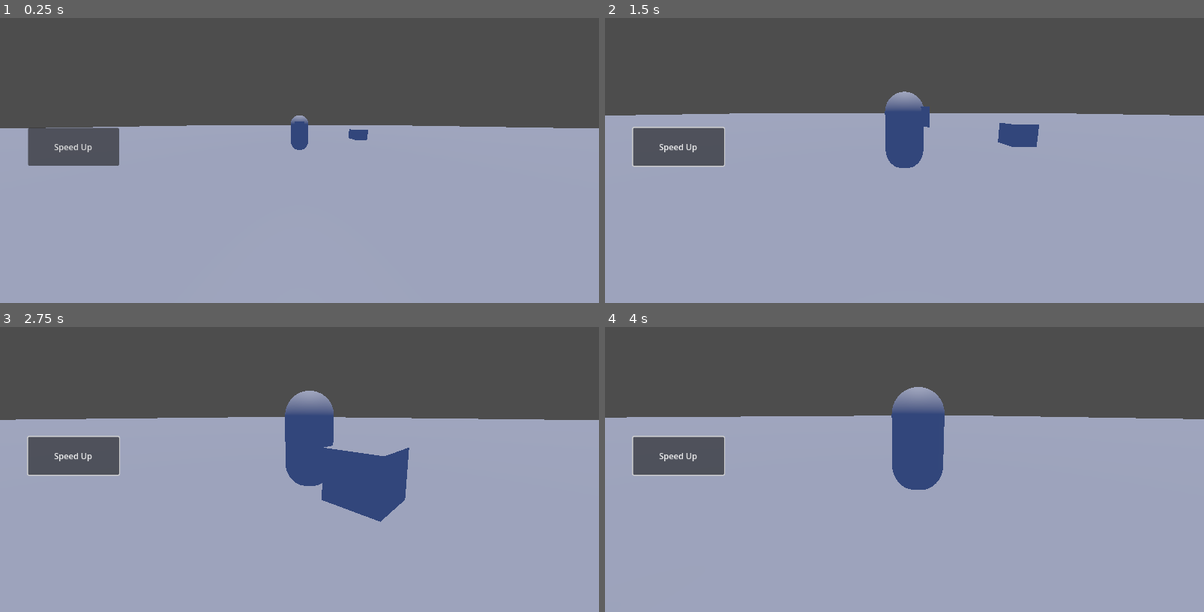
Above: before the commit, frames 1-4 (two rows, left to right).
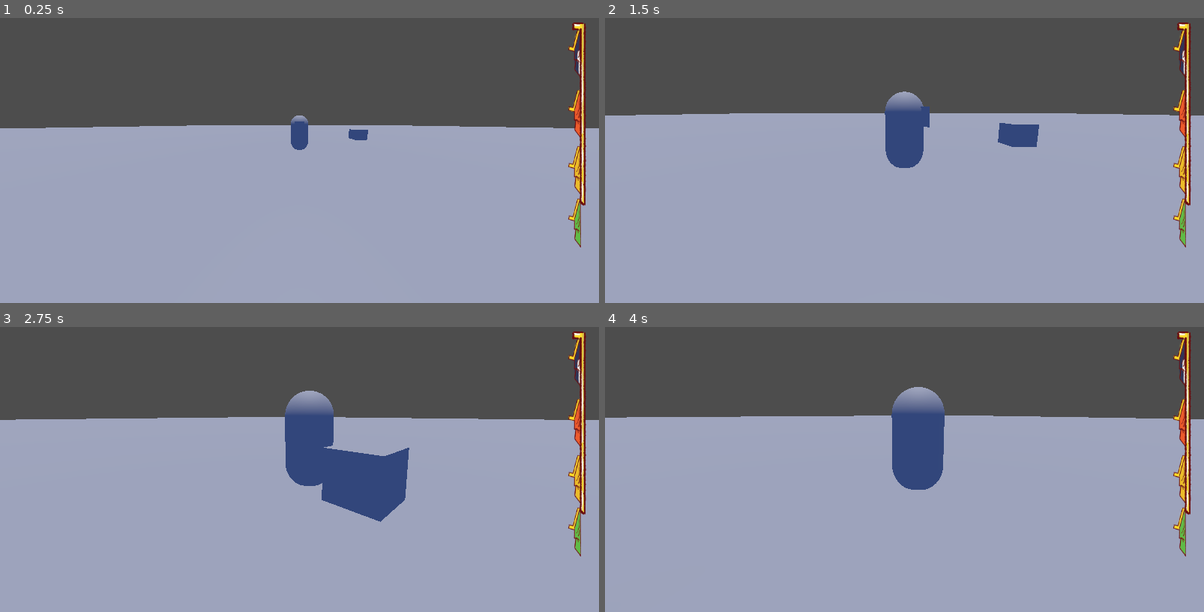
Above: after the commit, the same moments.

Repository: lmerhand/GameJamChevalierQuiCourt
Game: Godot game, scene res://Level/test_level.tscn
Same seed, same stepped clock (60 frames per second), same inputs: the game is played once before the commit and once after it. This scene is started directly instead of the project's main scene.
Inputs (mouse positions are in pixels of both pictures, inside the frame that each line leads up to):
- Up to frame 1 (0.25 s): no input
- Up to frame 2 (1.5 s): click (676, 146) at 0.5 s, where only the run before the commit has a clickable "Speed Up"; move the mouse to (1036, 117) at 1.27 s; hold D (right) from 1.28 s (still down); hold Right mouse button (right_click) from 1.28 s (still down)
- Up to frame 3 (2.75 s): move the mouse to (269, 443) at 2.02 s; release D (right) at 2.03 s; release Right mouse button (right_click) at 2.03 s; hold W (up) from 2.03 s (still down); right-click (269, 443) at 2.1 s
- Up to frame 4 (4 s): move the mouse to (964, 369) at 2.77 s; release W (up) at 2.78 s; hold D (right) 2.78-3.53 s; hold Right mouse button (right_click) 2.78-3.53 s; move the mouse to (898, 449) at 3.52 s; hold W (up) from 3.53 s (still down); right-click (898, 449) at 3.6 s

The runs differ from the first frame. In frame 1, 3.3% of the frame differs, in the area x 4-98%, y 1-81%; in frame 2, 3.4%; in frame 3, 3.4%; in frame 4, 3.4%.

Commit message:
UI + paliers
j'ai ajouté la barre de progression/vitesse qui est a moitié animé + le joueur qui prend de la vitesse par paliers en cassant des objets

Diff:
--- a/Core/GlobalSignal.gd
+++ b/Core/GlobalSignal.gd
@@ -2,3 +2,5 @@
 @warning_ignore("unused_signal")
 # regroupe tous les signaux du projet
 signal broke_an_obstacle()
+signal changed_half_tier(tier)
+signal changed_tier(tier)
--- a/Entity/Player/player.gd
+++ b/Entity/Player/player.gd
@@ -10,10 +10,10 @@
 
 var current_speed : float
 
-var _palliers_max = {0:2, 1:10, 2:10, 3:10, 4:10}
-var _current_palliers = {0:0, 1:0, 2:0, 3:0, 4:0}
+var _tiers_max = {0:2, 1:10, 2:10, 3:10, 4:10}
+var _current_tiers = {0:0, 1:0, 2:0, 3:0, 4:0}
 var _current_objects_destroyed = 0
-var _current_pallier = 0
+var _current_tier = 0
 
 var _camera_new_fov = 75.0
 var _camera_input_direction = Vector2.ZERO
@@ -69,12 +69,17 @@
 	_camera.fov = lerp(_camera.fov, _camera_new_fov, delta)
 
 func speed_up():
-	if _current_objects_destroyed+1 == _palliers_max[_current_pallier]:
+	if _current_objects_destroyed+1 == _tiers_max[_current_tier]:
 		move_speed += 10
 		acceleration += 10
 		_camera_new_fov = clamp(_camera_new_fov* 1.2,75.0,179.0)
 		_current_objects_destroyed = 1
-		_current_pallier =clamp(_current_pallier + 1, 0, 4)
+		_current_tier = clamp(_current_tier + 1, 0, 4)
+		GlobalSignal.changed_tier.emit(_current_tier)
 	else:
+		print("HALF?",_current_objects_destroyed+1," == ", _tiers_max[_current_tier]/2)
+		if _current_objects_destroyed+1 == _tiers_max[_current_tier]/2:
+			GlobalSignal.changed_half_tier.emit(_current_tier)
+			print("SIGNAL EMITTED")
 		_current_objects_destroyed += 1
-	_current_palliers[_current_pallier] = _current_objects_destroyed
+	_current_tiers[_current_tier] = _current_objects_destroyed
--- /dev/null
+++ b/GUI/gui.tscn
@@ -0,0 +1,17 @@
+[gd_scene load_steps=2 format=3 uid="uid://c60vk26jccr6o"]
+
+[ext_resource type="PackedScene" uid="uid://ct4168ryyjdkp" path="res://GUI/progress_bar.tscn" id="1_3w8el"]
+
+[node name="GUI" type="Control"]
+layout_mode = 3
+anchors_preset = 15
+anchor_right = 1.0
+anchor_bottom = 1.0
+grow_horizontal = 2
+grow_vertical = 2
+mouse_filter = 2
+
+[node name="ProgressBar" parent="." instance=ExtResource("1_3w8el")]
+layout_mode = 1
+offset_left = -141.0
+offset_right = -22.0
--- /dev/null
+++ b/GUI/progress_bar.gd
@@ -0,0 +1,14 @@
+extends TextureRect
+@export var textures : Array[Texture]
+
+var tier_to_texture = {0:0, 1:2, 2:4, 3:6, 4:8}
+var half_tier_to_texture = {0:1, 1:3, 2:5, 3:7, 4:7}
+
+func _ready() -> void:
+	GlobalSignal.changed_tier.connect(update_texture)
+	GlobalSignal.changed_half_tier.connect(update_half_texture)
+
+func update_texture(tier):
+	texture = textures[tier_to_texture[tier]]
+func update_half_texture(tier):
+	texture = textures[half_tier_to_texture[tier]]
--- /dev/null
+++ b/GUI/progress_bar.tscn
@@ -0,0 +1,27 @@
+[gd_scene load_steps=11 format=3 uid="uid://ct4168ryyjdkp"]
+
+[ext_resource type="Texture2D" uid="uid://vbfrlufohsku" path="res://Assets/2D/0.png" id="1_0bdi2"]
+[ext_resource type="Script" uid="uid://be66t2hwbwkbt" path="res://GUI/progress_bar.gd" id="2_kcfkd"]
+[ext_resource type="Texture2D" uid="uid://c1wwvxfi76gos" path="res://Assets/2D/1.png" id="3_pw7nn"]
+[ext_resource type="Texture2D" uid="uid://c8qibsvslpt8e" path="res://Assets/2D/2.png" id="4_xi21b"]
+[ext_resource type="Texture2D" uid="uid://lu8sfxmptee5" path="res://Assets/2D/3.png" id="5_80frv"]
+[ext_resource type="Texture2D" uid="uid://toa7mp18s6w6" path="res://Assets/2D/4.png" id="6_cgp0u"]
+[ext_resource type="Texture2D" uid="uid://dosmen3fy1vpf" path="res://Assets/2D/5.png" id="7_fotae"]
+[ext_resource type="Texture2D" uid="uid://ccw8xnd64by2y" path="res://Assets/2D/6.png" id="8_f8s5o"]
+[ext_resource type="Texture2D" uid="uid://82f4mcbcu742" path="res://Assets/2D/7.png" id="9_c1go0"]
+[ext_resource type="Texture2D" uid="uid://cn61ms14i4mp6" path="res://Assets/2D/8.png" id="10_kcfkd"]
+
+[node name="ProgressBar" type="TextureRect"]
+anchors_preset = 6
+anchor_left = 1.0
+anchor_top = 0.5
+anchor_right = 1.0
+anchor_bottom = 0.5
+offset_left = -119.0
+offset_top = -216.5
+offset_bottom = 216.5
+grow_horizontal = 0
+grow_vertical = 2
+texture = ExtResource("1_0bdi2")
+script = ExtResource("2_kcfkd")
+textures = Array[Texture]([ExtResource("1_0bdi2"), ExtResource("3_pw7nn"), ExtResource("4_xi21b"), ExtResource("5_80frv"), ExtResource("6_cgp0u"), ExtResource("7_fotae"), ExtResource("8_f8s5o"), ExtResource("9_c1go0"), ExtResource("10_kcfkd")])
--- a/button.gd
+++ b/GUI/speed_up_button.gd
@@ -1,4 +1,4 @@
 extends Button
 
 func _on_pressed() -> void:
-	GlobalSignal.broke_an_obstacle.emit(10)
+	GlobalSignal.broke_an_obstacle.emit()
--- a/GUI/speed_up_button.tscn
+++ b/GUI/speed_up_button.tscn
@@ -1,6 +1,6 @@
 [gd_scene load_steps=2 format=3 uid="uid://bv1flwbdpmr6i"]
 
-[ext_resource type="Script" uid="uid://s1wih6j4emw8" path="res://button.gd" id="1_6qg5u"]
+[ext_resource type="Script" uid="uid://s1wih6j4emw8" path="res://GUI/speed_up_button.gd" id="1_6qg5u"]
 
 [node name="Control" type="Control"]
 layout_mode = 3
--- a/Level/Object/destructible_object.gd
+++ b/Level/Object/destructible_object.gd
@@ -3,7 +3,7 @@
 
 func _on_area_3d_body_entered(body: Node3D) -> void:
 	if body.is_class("CharacterBody3D"):
-		if body._current_pallier >= category:
+		if body._current_tier >= category:
 			GlobalSignal.broke_an_obstacle.emit()
 			self.queue_free()
 		else:
--- a/Level/test_level.tscn
+++ b/Level/test_level.tscn
@@ -1,7 +1,7 @@
 [gd_scene load_steps=9 format=3 uid="uid://kb33k8e88owy"]
 
+[ext_resource type="PackedScene" uid="uid://c60vk26jccr6o" path="res://GUI/gui.tscn" id="1_5yf1o"]
 [ext_resource type="PackedScene" uid="uid://cai6mvn1ydr3q" path="res://Entity/Player/player.tscn" id="1_httya"]
-[ext_resource type="PackedScene" uid="uid://bv1flwbdpmr6i" path="res://GUI/speed_up_button.tscn" id="2_lob7s"]
 [ext_resource type="PackedScene" uid="uid://bca42tk2suc1s" path="res://Level/Object/destructible_object.tscn" id="3_5yf1o"]
 
 [sub_resource type="Environment" id="Environment_httya"]
@@ -18,6 +18,8 @@
 [sub_resource type="StandardMaterial3D" id="StandardMaterial3D_5yf1o"]
 
 [node name="Test" type="Node3D"]
+
+[node name="GUI" parent="." instance=ExtResource("1_5yf1o")]
 
 [node name="WorldEnvironment" type="WorldEnvironment" parent="."]
 environment = SubResource("Environment_httya")
@@ -38,8 +40,6 @@
 transform = Transform3D(1, 0, 0, 0, 1, 0, 0, 0, 1, 5.470152, 0.4214487, -2.7375011)
 mesh = SubResource("BoxMesh_lguof")
 
-[node name="SpeedUpButton" parent="." instance=ExtResource("2_lob7s")]
-
 [node name="DestructibleObject" parent="." instance=ExtResource("3_5yf1o")]
 transform = Transform3D(1, 0, 0, 0, 1, 0, 0, 0, 1, 0.28427124, 0.5764723, 14.402649)
 category = 0
--- a/project.godot
+++ b/project.godot
@@ -11,7 +11,7 @@
 [application]
 
 config/name="ChevalierQuiCourt"
-run/main_scene="uid://cx861wjgdrxpq"
+run/main_scene="uid://kb33k8e88owy"
 config/features=PackedStringArray("4.5", "GL Compatibility")
 config/icon="res://Assets/icon.svg"
 
Binary file added: Assets/2D/0.png
Not shown, added: Assets/2D/0.png.import
Binary file added: Assets/2D/1.png
Not shown, added: Assets/2D/1.png.import
Binary file added: Assets/2D/2.png
Not shown, added: Assets/2D/2.png.import
Binary file added: Assets/2D/3.png
Not shown, added: Assets/2D/3.png.import
Binary file added: Assets/2D/4.png
Not shown, added: Assets/2D/4.png.import
Binary file added: Assets/2D/5.png
Not shown, added: Assets/2D/5.png.import
(and 8 more such lines)
